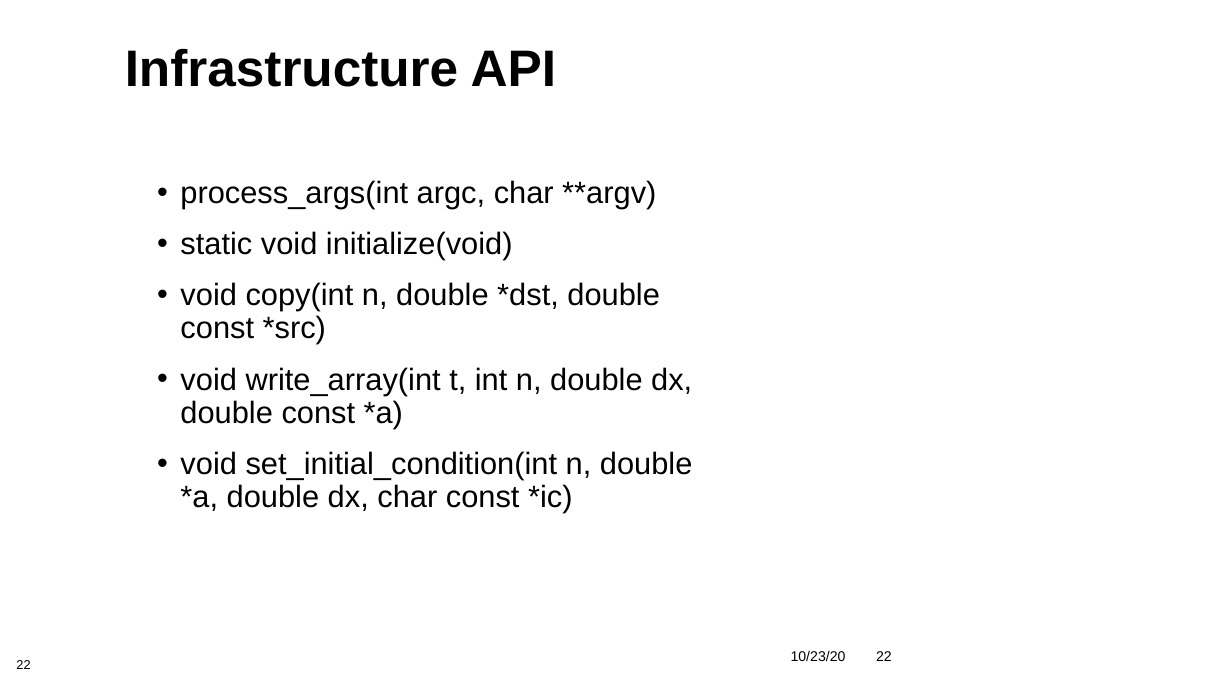
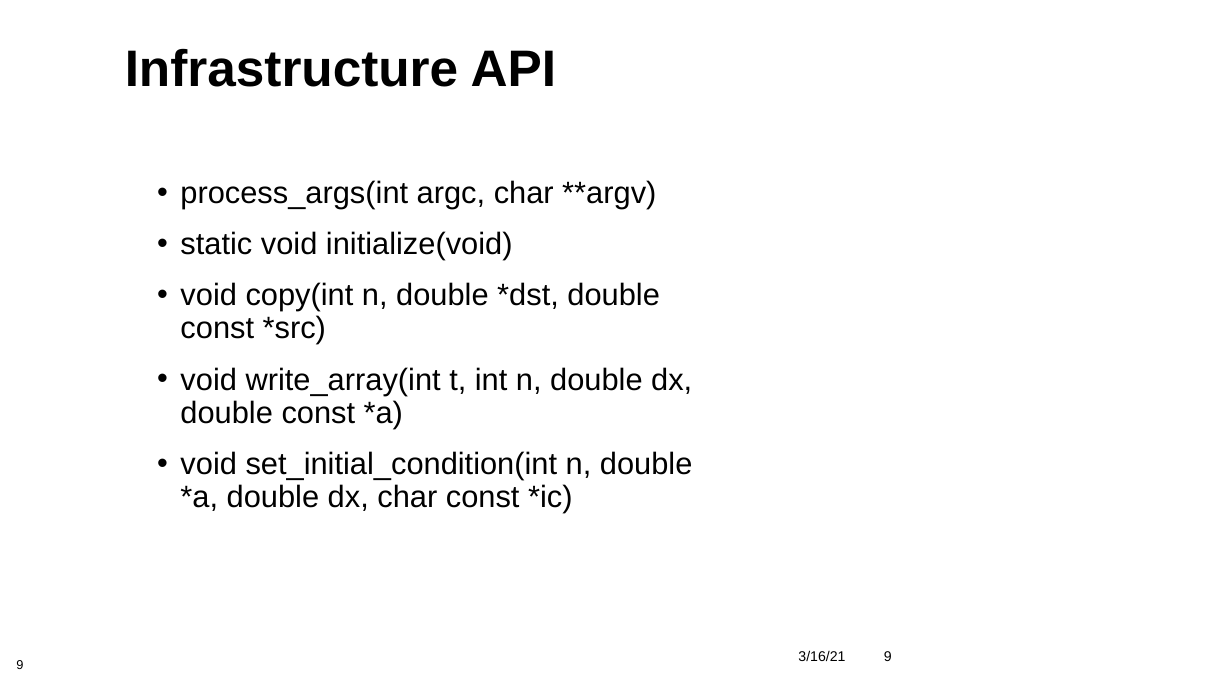
Before and after one commit to bssw-tutorial/presentations, a slide deck: slide 9 of final-presentations/2021-03-25-iss/05-design.pptx (slide 22 before the commit). Drawn at 1232x693 pixels with LibreOffice and Linux fonts; fonts in the diff are those of the drawing; background and template pictures are left out. Boxes give left, top, right and bottom in pixels: in the first picture for what was removed or moved away, otherwise in the second. Text is boxed around its words. In the diff, an @@ line names an element or a change of style, - is before the commit and + after.

```diff
--- a/final-presentations/2021-03-25-iss/05-design.pptx
+++ b/final-presentations/2021-03-25-iss/05-design.pptx
@@ text at [798,650,845,661]: text changed @@
-10/23/20
+3/16/21
@@ page number at [884,651,892,661]: text changed @@
-22
+9
@@ page number at [16,660,23,669]: text changed @@
-22
+9
```
Also in this commit, not shown: 2 other slides changed, 7 slides added, 16 slides removed.
